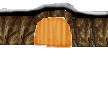
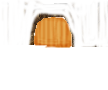
Layer changes from the first 108 x 90 image to the second:
added layer "Transformation-Kopie" above "Transformation" over [1, 0, 108, 47]
hid "Transformation", painted on it over [0, 0, 108, 47]
